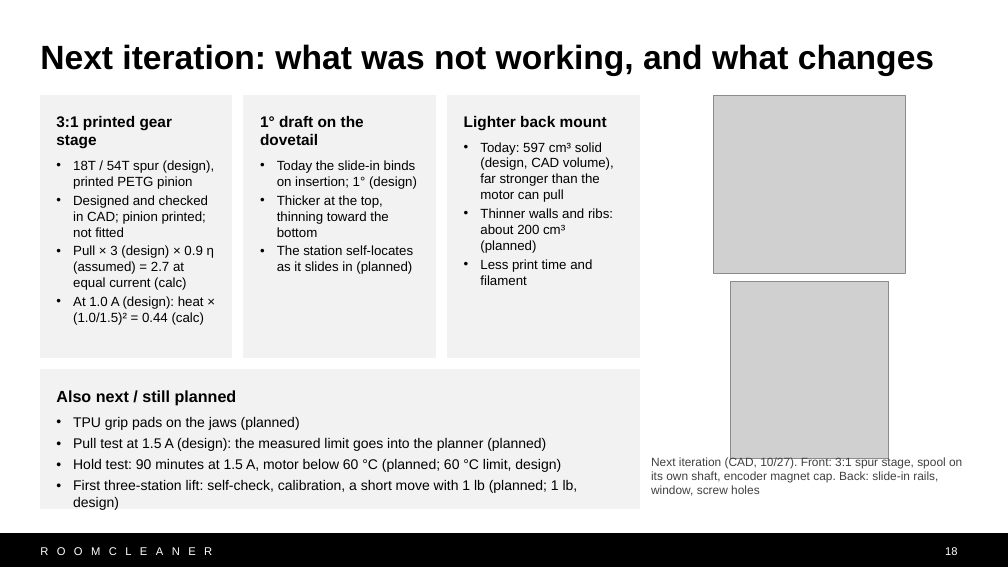
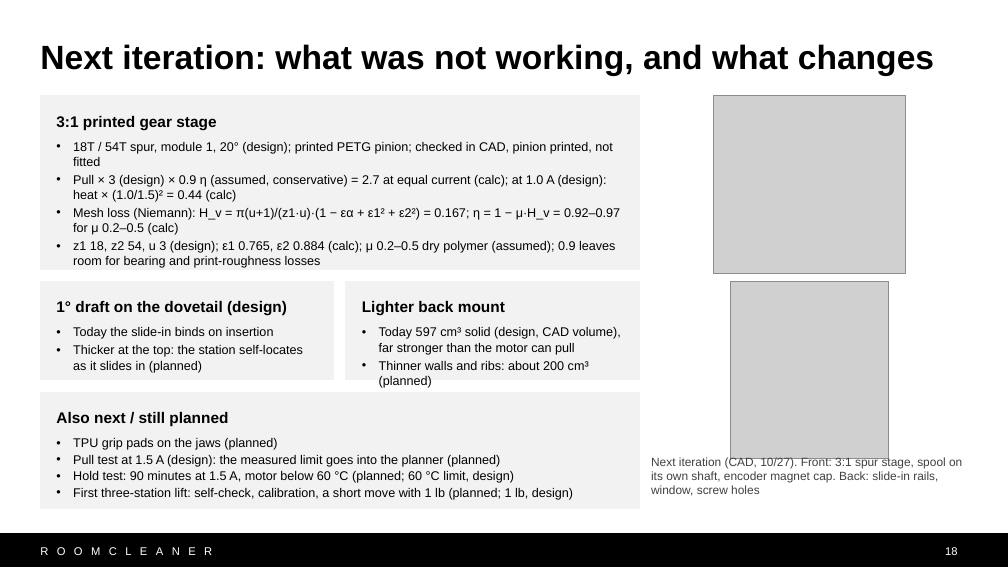
Before and after one commit to Jaspario1199/RoomCleaner, a slide deck: slide 18 of docs/presentation/deck_v10/RoomCleaner_Buntinx_v10.pptx. Drawn at 1008x567 pixels with LibreOffice and Linux fonts; fonts in the diff are those of the drawing; grey boxes stand for pictures. Boxes give left, top, right and bottom in pixels: in the first picture for what was removed or moved away, otherwise in the second. Text is boxed around its words. In the diff, an @@ line names an element or a change of style, - is before the commit and + after.

```diff
--- a/docs/presentation/deck_v10/RoomCleaner_Buntinx_v10.pptx
+++ b/docs/presentation/deck_v10/RoomCleaner_Buntinx_v10.pptx
@@ rectangle "3:1 printed gear stage": place and size @@
-rectangle "3:1 printed gear stage" at box(40, 96, 232, 358)
+rectangle "3:1 printed gear stage" at box(40, 96, 639, 269)
@@ text in rectangle at box(73, 142, 620, 268): text changed; size 9.5 to 9 pt @@
-• 18T / 54T spur (design), printed PETG pinion
-• Designed and checked in CAD; pinion printed; not fitted
-• Pull × 3 (design) × 0.9 η (assumed) = 2.7 at equal current (calc)
-• At 1.0 A (design): heat × (1.0/1.5)² = 0.44 (calc)
+• 18T / 54T spur, module 1, 20° (design); printed PETG pinion; checked in CAD, pinion printed, not fitted
+• Pull × 3 (design) × 0.9 η (assumed, conservative) = 2.7 at equal current (calc); at 1.0 A (design): heat × (1.0/1.5)² = 0.44 (calc)
+• Mesh loss (Niemann): H_v = π(u+1)/(z1·u)·(1 − εα + ε1² + ε2²) = 0.167; η = 1 − μ·H_v = 0.92–0.97 for μ 0.2–0.5 (calc)
+• z1 18, z2 54, u 3 (design); ε1 0.765, ε2 0.884 (calc); μ 0.2–0.5 dry polymer (assumed); 0.9 leaves room for bearing and print-roughness losses
@@ text in rectangle at box(480, 259, 592, 285): paragraph removed @@
-• Less print time and filament
@@ rectangle "1° draft on the dovetail ...": place and size @@
-rectangle "1° draft on the dovetail ..." at box(244, 96, 435, 358)
+rectangle "1° draft on the dovetail ..." at box(40, 281, 334, 380)
@@ rectangle "Lighter back mount": place and size @@
-rectangle "Lighter back mount" at box(448, 96, 639, 358)
+rectangle "Lighter back mount" at box(346, 281, 639, 380)
@@ text in rectangle at box(56, 301, 303, 373): text changed; size 9.5 to 9 pt @@
-1° draft on the dovetail
-• Today the slide-in binds on insertion; 1° (design)
-• Thicker at the top, thinning toward the bottom
-• The station self-locates as it slides in (planned)
+1° draft on the dovetail (design)
+• Today the slide-in binds on insertion
+• Thicker at the top: the station self-locates as it slides in (planned)
@@ text in rectangle at box(379, 327, 621, 355): text changed; size 9.5 to 9 pt @@
-• Today: 597 cm³ solid (design, CAD volume), far stronger than the motor can pull
+• Today 597 cm³ solid (design, CAD volume), far stronger than the motor can pull
@@ text in rectangle at box(379, 361, 589, 388): size 9.5 to 9 pt in "Thinner walls and ribs: about 200 cm³ ..." @@
@@ rectangle "Also next / still planned": place and size @@
-rectangle "Also next / still planned" at box(40, 370, 639, 509)
+rectangle "Also next / still planned" at box(40, 392, 639, 509)
@@ rectangle "Also next / still planned" at box(40, 392, 639, 509): size 11.5 to 11 pt in "Also next / still planned"; size 10 to 9 pt; less space between paragraphs @@
```
Also in this commit, not shown: 5 other slides changed, 11 other files.
